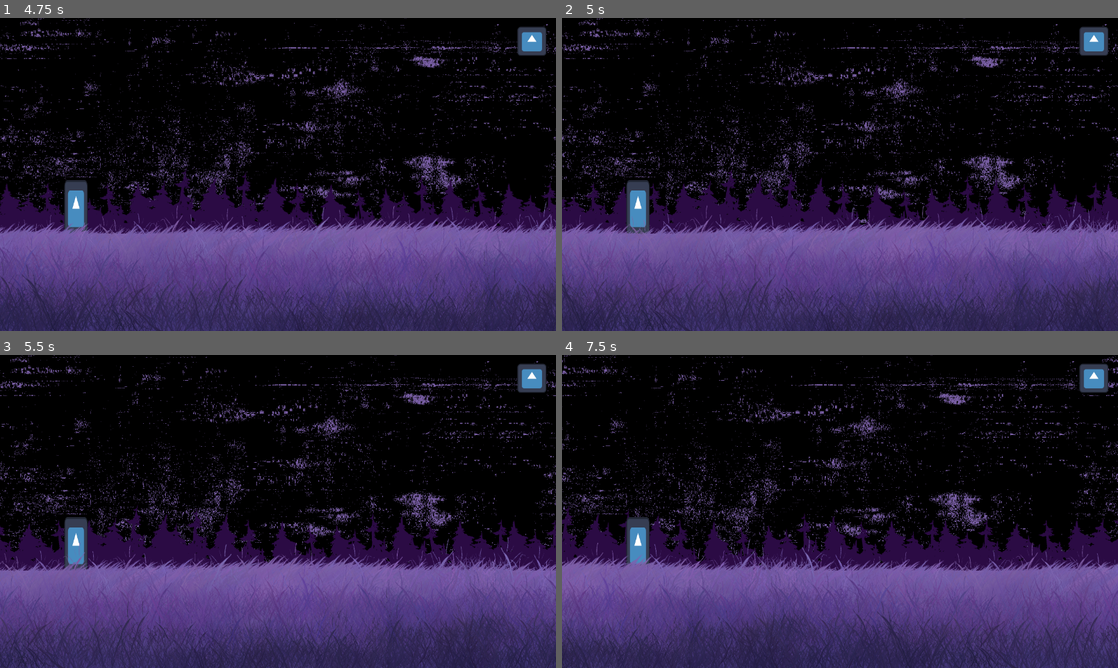
Above: before the commit, frames 1-4 (two rows, left to right).
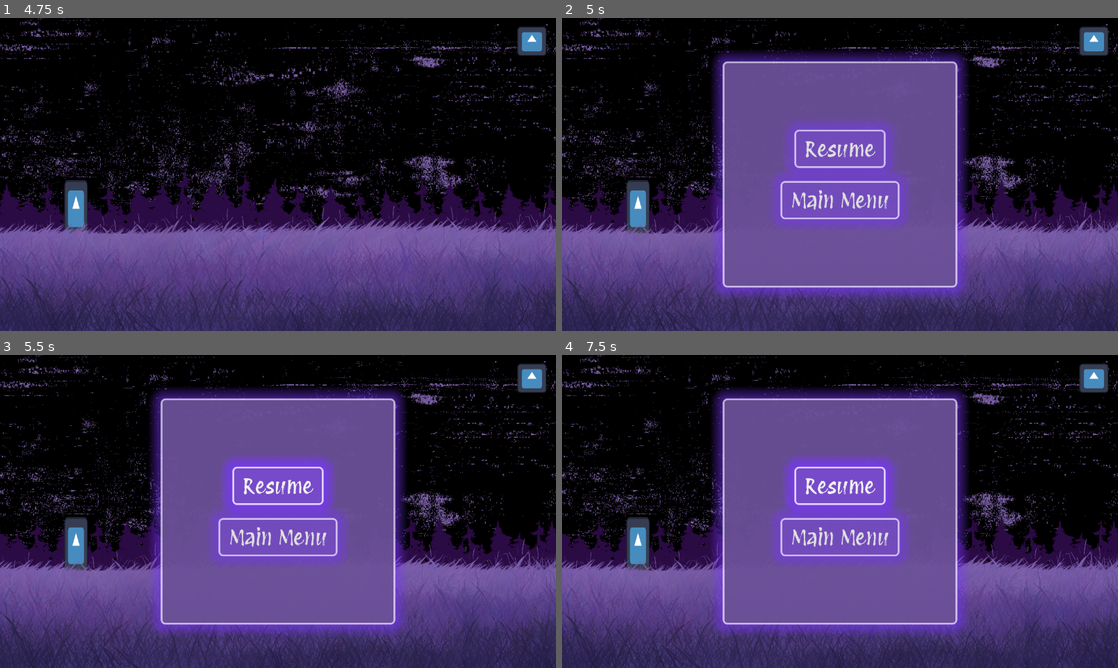
Above: after the commit, the same moments.

Repository: KeyraWebb/mobile-game-small-2025
Game: Godot game, scene res://Scenes/main_menu.tscn
Two runs of this game, one before a commit and one after it. Both use one fixed random seed, a clock stepped at 60 frames per second and the inputs below. The engine's default icon, where the game draws it, is replaced by a stand-in: a white triangle on a blue panel in a dark square.
Inputs (mouse positions are in pixels of both pictures, inside the frame that each line leads up to):
- Up to frame 1 (4.75 s): click "PLAY" at 0.5 s; move the mouse to (400, 158) at 1.27 s; press the mouse at (400, 158) at 1.28 s; move the mouse to (166, 190) at 2.02 s; release the mouse at (166, 190) at 2.03 s; click (166, 190) at 2.1 s; move the mouse to (333, 105) at 2.77 s; press the mouse at (333, 105) at 2.78 s; move the mouse to (250, 237) at 3.52 s; release the mouse at (250, 237) at 3.53 s; click (250, 237) at 3.6 s; move the mouse to (444, 221) at 4.27 s; press the mouse at (444, 221) at 4.28 s
- Up to frame 2 (5 s): tap Escape (Pause) at 4.9 s
- Up to frame 3 (5.5 s): release the mouse at (444, 558) at 5 s; click (278, 486) at 5 s, where only the run after the commit has a clickable "Resume"
- Up to frame 4 (7.5 s): click (840, 486) at 5.75 s, where only the run after the commit has a clickable "Resume"; click (840, 486) at 6.5 s, where only the run after the commit has a clickable "Resume"; move the mouse to (673, 464) at 7.27 s; click (673, 464) at 7.35 s

Frame 1 is identical in both runs. In frame 2, 37% of the frame differs, in the area x 0-100%, y 0-100%; in frame 3, 38%; in frame 4, 41%.

Commit message:
feat(pause menu): pause menu now can open and close with Pause input map

Diff:
--- a/infinite-runner/Scenes/credits.tscn
+++ b/infinite-runner/Scenes/credits.tscn
@@ -1,7 +1,7 @@
 [gd_scene load_steps=3 format=3 uid="uid://ksibfqaog74i"]
 
 [ext_resource type="Theme" uid="uid://c0j6fiiejc40k" path="res://Assets/Themes/MenuTheme.tres" id="1_ihexu"]
-[ext_resource type="Script" path="res://Scenes/credits.gd" id="2_lu2ov"]
+[ext_resource type="Script" path="res://Scripts/credits.gd" id="2_lu2ov"]
 
 [node name="Credits" type="Control"]
 layout_mode = 3
--- a/infinite-runner/Scenes/game.tscn
+++ b/infinite-runner/Scenes/game.tscn
@@ -5,7 +5,7 @@
 [ext_resource type="Texture2D" uid="uid://ewaavyv5v1nx" path="res://Assets/Images/Tree midground.png" id="2_14ffb"]
 [ext_resource type="Texture2D" uid="uid://cv0sk34i3ld3d" path="res://Assets/Images/VoidGrass.png" id="3_6yeml"]
 [ext_resource type="Texture2D" uid="uid://di76lu3eh2sl1" path="res://icon.svg" id="5_2xyo5"]
-[ext_resource type="PackedScene" uid="uid://dskyo4s7mytui" path="res://Scenes/pause_menu.tscn" id="6_wynk3"]
+[ext_resource type="PackedScene" uid="uid://dskyo4s7mytui" path="res://Scripts/pause_menu.tscn" id="6_wynk3"]
 
 [sub_resource type="WorldBoundaryShape2D" id="WorldBoundaryShape2D_eoas8"]
 
--- /dev/null
+++ b/infinite-runner/Scenes/pause_menu.gd
@@ -0,0 +1,6 @@
+extends PanelContainer
+
+func _input(event) -> void:
+	if event.is_action_pressed("Pause"):
+		self.visible = !self.visible
+		get_tree().paused = !get_tree().paused
--- a/infinite-runner/Scenes/credits.gd
+++ b/infinite-runner/Scripts/credits.gd
@@ -1,5 +1,4 @@
 extends Control
-
 
 func _on_button_pressed() -> void:
 	self.visible = false
--- a/infinite-runner/Scenes/pause_menu.tscn
+++ b/infinite-runner/Scripts/pause_menu.tscn
@@ -1,8 +1,10 @@
-[gd_scene load_steps=2 format=3 uid="uid://dskyo4s7mytui"]
+[gd_scene load_steps=3 format=3 uid="uid://dskyo4s7mytui"]
 
-[ext_resource type="Theme" uid="uid://c0j6fiiejc40k" path="res://Assets/Themes/MenuTheme.tres" id="1_kmue1"]
+[ext_resource type="Theme" uid="uid://c0j6fiiejc40k" path="res://Assets/Themes/MenuTheme.tres" id="1_f8dep"]
+[ext_resource type="Script" path="res://Scenes/pause_menu.gd" id="2_v6fvh"]
 
 [node name="PauseMenu" type="PanelContainer"]
+process_mode = 3
 custom_minimum_size = Vector2(500, 500)
 anchors_preset = 8
 anchor_left = 0.5
@@ -15,7 +17,8 @@
 offset_bottom = 20.0
 grow_horizontal = 2
 grow_vertical = 2
-theme = ExtResource("1_kmue1")
+theme = ExtResource("1_f8dep")
+script = ExtResource("2_v6fvh")
 
 [node name="VBoxContainer" type="VBoxContainer" parent="."]
 layout_mode = 2
